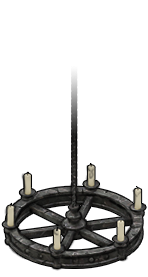
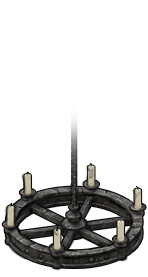
Layered file, before and after one edit (148 × 277). Changes by layer:
painted on "Group 2" over [23, 66, 105, 198]
